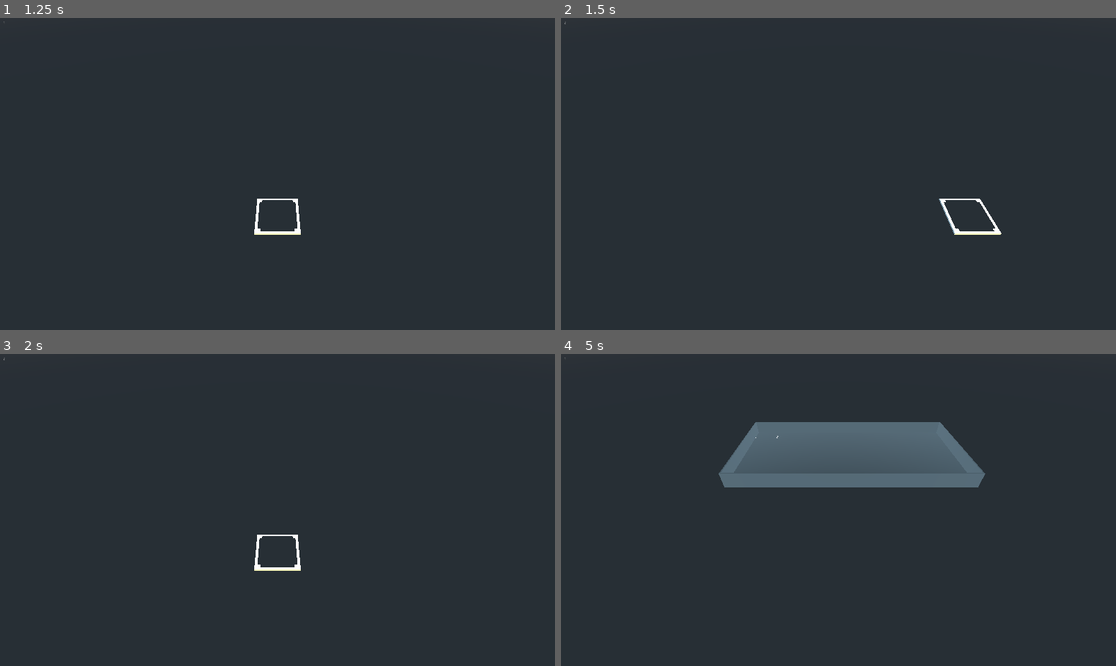
Above: before the commit, frames 1-4 (two rows, left to right).
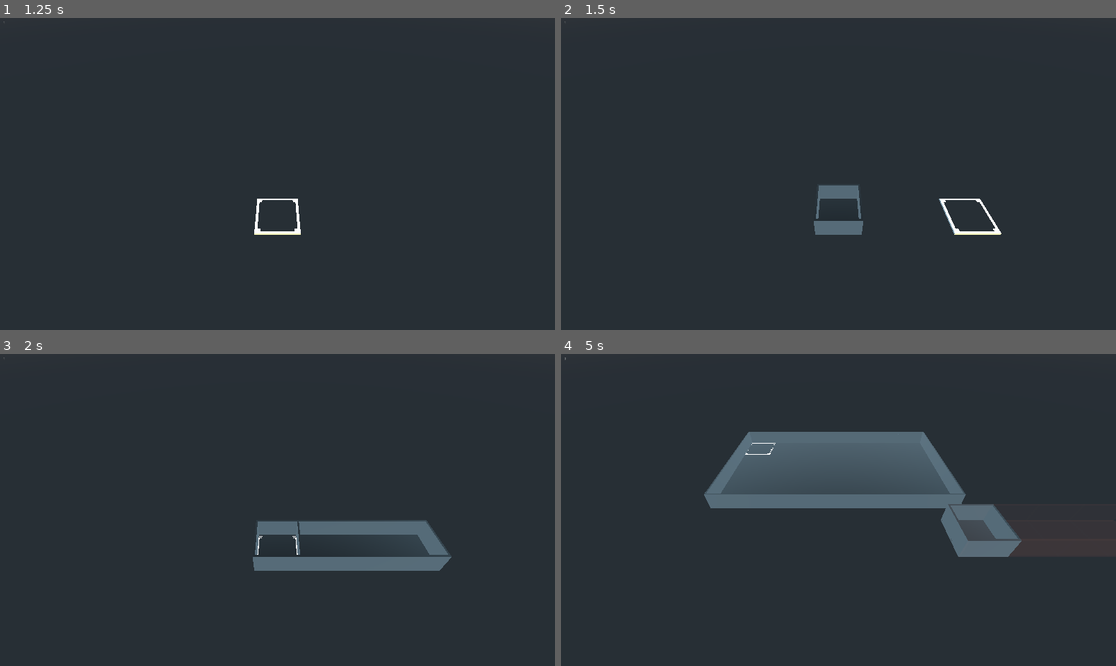
Above: after the commit, the same moments.

Repository: newnoiseworks/TowerStory
Game: Godot game, scene res://Scenes/building/building.tscn
Two runs of this game, one before a commit and one after it. Both use one fixed random seed, a clock stepped at 60 frames per second and the inputs below.
Inputs (mouse positions are in pixels of both pictures, inside the frame that each line leads up to):
- Up to frame 1 (1.25 s): tap Enter at 0.5 s; move the mouse to (249, 236) at 0.52 s; press the mouse at (249, 236) at 0.53 s; hold Z (move_up) from 0.53 s (still down); right-click (249, 236) at 0.8 s
- Up to frame 2 (1.5 s): release Z (move_up) at 1.25 s; release the mouse at (810, 236) at 1.25 s; tap Space at 1.25 s; drag from (1005, 220) to (810, 236) at 1.27 s
- Up to frame 3 (2 s): no input
- Up to frame 4 (5 s): move the mouse to (672, 463) at 2.02 s; press the mouse at (672, 463) at 2.03 s; hold A (move_left) 2.03-2.75 s; right-click (672, 463) at 2.3 s; release the mouse at (672, 463) at 2.75 s; drag from (866, 510) to (672, 463) at 2.77 s; tap Enter at 3.5 s; move the mouse to (755, 432) at 3.52 s; hold X (move_down) 3.53-4.25 s; tap Alt at 3.6 s; click (755, 432) at 3.67 s; right-click (755, 432) at 3.8 s; tap Space at 4.25 s; drag from (960, 494) to (755, 432) at 4.27 s

Frame 1 is identical in both runs. In frame 2, 0.8% of the frame differs, in the area x 0-55%, y 1-70%; in frame 3, 3.2%; in frame 4, 8.4%, in the area x 0-100%, y 1-66%.

Commit message:
can't move to a floor above if no pieces are on the current floor

Diff:
--- a/Scenes/building/building.gd
+++ b/Scenes/building/building.gd
@@ -28,30 +28,31 @@
 
 func _unhandled_input(event):
 	if event.is_action_released("move_up") or event.is_action_released("move_down"):
-		if event.is_action_released("move_up") and floors.get_child_count() >= current_floor_idx:
+		if event.is_action_released("move_up") and floors.get_child_count() >= current_floor_idx and (current_floor == null or current_floor._get_piece_count() > 0):
 			previous_floor = get_node_or_null("floors/floor%s/floor" % [current_floor_idx])
+
 			current_floor_idx += 1
 			mouse_select.translate_object_local(Vector3(
-				0,
-				camera_gimbal.camera_y_diff_per_floor,
-				0
+				0, camera_gimbal.camera_y_diff_per_floor, 0
 			))
 		elif event.is_action_released("move_down") and basement.get_child_count() < current_floor_idx:
 			previous_floor = get_node_or_null("floors/floor%s/floor" % [current_floor_idx])
 			current_floor_idx -= 1
 			mouse_select.translate_object_local(Vector3(
-				0,
-				camera_gimbal.camera_y_diff_per_floor * -1,
-				0
+				0, camera_gimbal.camera_y_diff_per_floor * -1, 0
 			))
 
-		if previous_floor != null: previous_floor.set_transparent()
+		_post_floor_change()
 
-		current_floor = get_node_or_null("floors/floor%s/floor" % [current_floor_idx])
-		if current_floor != null: current_floor.set_opaque()
 
-		current_level_ui.text = str(current_floor_idx)
-		camera_gimbal.change_floor(current_floor_idx)
+func _post_floor_change():
+	if previous_floor != null: previous_floor.set_transparent()
+
+	current_floor = get_node_or_null("floors/floor%s/floor" % [current_floor_idx])
+	if current_floor != null: current_floor.set_opaque()
+
+	current_level_ui.text = str(current_floor_idx)
+	camera_gimbal.change_floor(current_floor_idx)
 
 
 func _on_floor_input_event(_camera, event, position, _normal, _shape_idx):
@@ -120,16 +121,13 @@
 				has_adjacent_piece = true
 				break
 
-		if has_adjacent_piece:
-			break
+		if has_adjacent_piece: break
 
 	if !has_adjacent_piece: return
 
 	for x in range(lesserx.x, greaterx.x + TowerGlobals.TILE_MULTIPLE, TowerGlobals.TILE_MULTIPLE):
 		for z in range(lesserz.z, greaterz.z + TowerGlobals.TILE_MULTIPLE, TowerGlobals.TILE_MULTIPLE):
-			current_floor.add_floor_piece_at(Vector3(
-				x, 0, z
-			), true)
+			current_floor.add_floor_piece_at(Vector3(x, 0, z), true)
 
 	for x in range(lesserx.x, greaterx.x + TowerGlobals.TILE_MULTIPLE, TowerGlobals.TILE_MULTIPLE):
 		for z in range(lesserz.z, greaterz.z + TowerGlobals.TILE_MULTIPLE, TowerGlobals.TILE_MULTIPLE):
@@ -142,6 +140,7 @@
 	current_floor = floor_packed.instance()
 	new_floor_container.add_child(current_floor)
 	new_floor_container.name = "floor%s" % [current_floor_idx]
+	current_floor.floor_idx = current_floor_idx
 
 	if current_floor_idx > 0:
 		floors.add_child(new_floor_container)
--- a/Scenes/building/test_building.gd
+++ b/Scenes/building/test_building.gd
@@ -27,6 +27,11 @@
 
 	func is_action_just_released(a):
 		return is_action_released(a)
+
+
+	func _reset():
+		_pressed = []
+		_released = []
 
 
 	func _test_mouse_input_event(test_building, input_type, position):
@@ -176,10 +181,6 @@
 		assert_not_null(current_floor.floor_data[4][0], "Piece set at right spot")
 		assert_not_null(current_floor.floor_data[4][2], "Piece set at right spot")
 		assert_not_null(current_floor.floor_data[4][4], "Piece set at right spot")
-
-
-
-
 
 
 class Test__unhandled_input:
@@ -198,6 +199,36 @@
 
 
 	func test_moves_up_a_floor():
+		test_building._on_floor_input_event(
+			null,
+			InputEventMouseMotion.new(),
+			Vector3(
+				2.076785, 0.100007, 0.179358
+			),
+			null,
+			null
+		)
+		input.press("main_button")
+		test_building._on_floor_input_event(
+			null,
+			InputEventMouseButton.new(),
+			Vector3(
+				2.076785, 0.100007, 0.179358
+			),
+			null,
+			null
+		)
+		input.release("main_button")
+		test_building._on_floor_input_event(
+			null,
+			InputEventMouseButton.new(),
+			Vector3(
+				2.076785, 0.100007, 0.179358
+			),
+			null,
+			null
+		)
+
 		input.press("move_up")
 
 		test_building._unhandled_input(input)
@@ -260,6 +291,36 @@
 
 
 	func test_cannot_move_up_more_than_one_floor():
+		test_building._on_floor_input_event(
+			null,
+			InputEventMouseMotion.new(),
+			Vector3(
+				2.076785, 0.100007, 0.179358
+			),
+			null,
+			null
+		)
+		input.press("main_button")
+		test_building._on_floor_input_event(
+			null,
+			InputEventMouseButton.new(),
+			Vector3(
+				2.076785, 0.100007, 0.179358
+			),
+			null,
+			null
+		)
+		input.release("main_button")
+		test_building._on_floor_input_event(
+			null,
+			InputEventMouseButton.new(),
+			Vector3(
+				2.076785, 0.100007, 0.179358
+			),
+			null,
+			null
+		)
+
 		# move up once...
 		input.press("move_up")
 		test_building._unhandled_input(input)
@@ -616,6 +677,118 @@
 		)
 
 
+	func test_cannot_move_to_third_floor_without_piece_on_second_floor():
+		# first, make a piece on the first floor
+		test_building._on_floor_input_event(
+			null,
+			InputEventMouseMotion.new(),
+			Vector3(
+				2.076785, 0.100007, 0.179358
+			),
+			null,
+			null
+		)
+		input.press("main_button")
+		test_building._on_floor_input_event(
+			null,
+			InputEventMouseButton.new(),
+			Vector3(
+				2.076785, 0.100007, 0.179358
+			),
+			null,
+			null
+		)
+		input.release("main_button")
+		test_building._on_floor_input_event(
+			null,
+			InputEventMouseButton.new(),
+			Vector3(
+				2.076785, 0.100007, 0.179358
+			),
+			null,
+			null
+		)
+
+		# second, move up a floor
+		input.press("move_up")
+		input.release("move_up")
+		test_building._unhandled_input(input)
+
+		# third, make a piece above the first - should be ok
+		test_building._on_floor_input_event(
+			null,
+			InputEventMouseMotion.new(),
+			Vector3(
+				2.076785, 0.100007, 0.179358
+			),
+			null,
+			null
+		)
+		input.press("main_button")
+		test_building._on_floor_input_event(
+			null,
+			InputEventMouseButton.new(),
+			Vector3(
+				2.076785, 0.100007, 0.179358
+			),
+			null,
+			null
+		)
+		input.release("main_button")
+		test_building._on_floor_input_event(
+			null,
+			InputEventMouseButton.new(),
+			Vector3(
+				2.076785, 0.100007, 0.179358
+			),
+			null,
+			null
+		)
+
+		input._reset()
+
+		# fourth, remove that piece on the second floor
+		test_building._on_floor_input_event(
+			null,
+			InputEventMouseMotion.new(),
+			Vector3(
+				2.076785, 0.100007, 0.179358
+			),
+			null,
+			null
+		)
+		input.press("secondary_button")
+		test_building._on_floor_input_event(
+			null,
+			InputEventMouseButton.new(),
+			Vector3(
+				2.076785, 0.100007, 0.179358
+			),
+			null,
+			null
+		)
+		input.release("secondary_button")
+		test_building._on_floor_input_event(
+			null,
+			InputEventMouseButton.new(),
+			Vector3(
+				2.076785, 0.100007, 0.179358
+			),
+			null,
+			null
+		)
+
+		# fifth, try to go up to third floor -- shouldn't be able to
+		input.press("move_up")
+		input.release("move_up")
+		test_building._unhandled_input(input)
+
+		assert_ne(
+			test_building.current_floor_idx, 3,
+			"Not allowed to go up to third floor w/ no pieces on second"
+		)
+
+
 # TODO: Move below into floor.gd
 class Test__add_pieces_as_needed:
 	extends GutTest
--- a/Scenes/floor/floor.gd
+++ b/Scenes/floor/floor.gd
@@ -5,6 +5,7 @@
 var floor_data = {}
 
 export var is_base = false
+export var floor_idx = 1
 
 enum SIDE {
 	XUP, XDOWN, ZUP, ZDOWN
@@ -133,12 +134,13 @@
 		print_debug("Can't delete a floor piece that doesn't exist")
 		return false
 
-	var floor_copy = floor_data.duplicate(true)
-	floor_copy[x].erase(z)
-
-	if !_is_floor_contiguous(floor_copy):
-		print_debug("Can't make a base floor non contiguous")
-		return false
+	if floor_idx == 1 || _get_piece_count() > 1:
+		var floor_copy = floor_data.duplicate(true)
+		floor_copy[x].erase(z)
+
+		if !_is_floor_contiguous(floor_copy):
+			print_debug("Can't make a base floor non contiguous")
+			return false
 
 	return true
 
